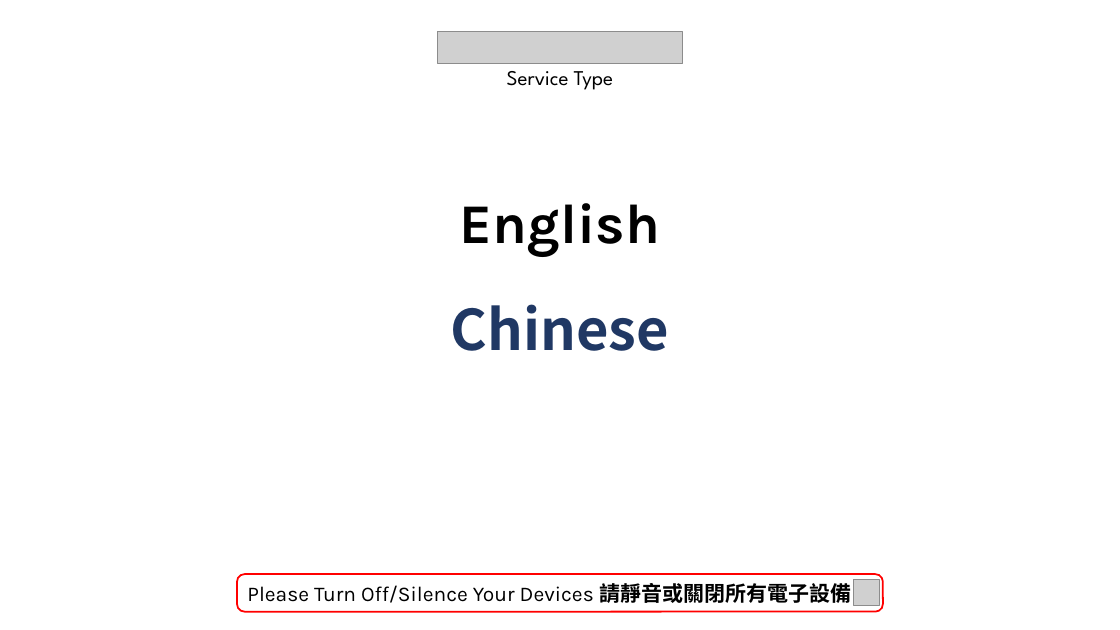
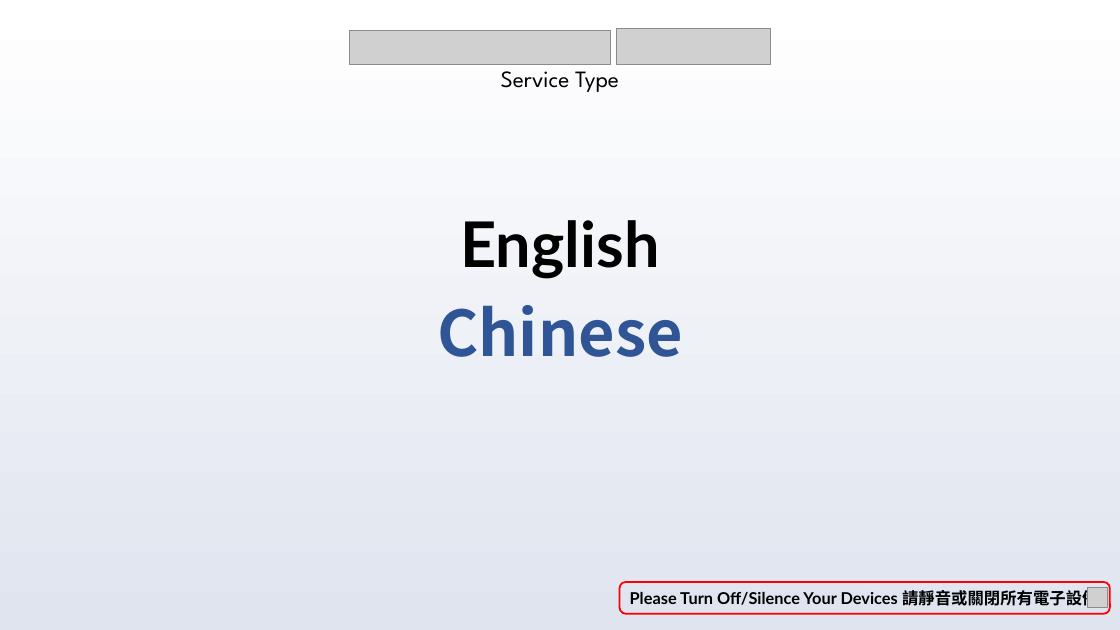
Before and after one commit to calebchanwy/tjc-powerpoint, a slide deck: slide 2 of TJCPowerPoint/Resources/ServiceWidescreen.pptx. Drawn at 1120x630 pixels with LibreOffice and Linux fonts; fonts in the diff are those of the drawing; grey boxes stand for pictures; background and template pictures are left out. Boxes give left, top, right and bottom in pixels: in the first picture for what was removed or moved away, otherwise in the second. Text is boxed around its words. In the diff, an @@ line names an element or a change of style, - is before the commit and + after.

Commit message:
19/01/23 PowerPoint new blue-themed design.
Removal of photo in background
Gradient based background
Lines to separate contents of slides

```diff
--- a/TJCPowerPoint/Resources/ServiceWidescreen.pptx
+++ b/TJCPowerPoint/Resources/ServiceWidescreen.pptx
@@ background picture (left out) to gradient #FFFFFF to #DFE4EF @@
@@ picture added at <box>617,28,770,64</box> @@
@@ picture added at <box>350,30,611,64</box> @@
@@ picture removed at <box>438,32,682,64</box> @@
@@ text "Service Type" at <box>501,64,619,92</box>: size 18 to 20 pt; more space between paragraphs @@
@@ text "English": place and size @@
-text "English" at <box>460,203,660,257</box>
+text "English" at <box>460,220,659,279</box>
@@ text "English" at <box>460,220,659,279</box>: size 48 to 54 pt, font Karla to Lato; more space between paragraphs @@
@@ text "Chinese" at <box>437,305,683,357</box>: size 48 to 54 pt, font Noto Sans CJK SC to Noto Sans CJK TC, text colour #203864 to #2F5597; more space between paragraphs @@
@@ rounded rectangle "Please Turn Off/Silence Your Devices ...": place and size @@
-rounded rectangle "Please Turn Off/Silence Your Devices ..." at <box>237,574,883,612</box>
+rounded rectangle "Please Turn Off/Silence Your Devices ..." at <box>620,582,1111,614</box>
@@ rounded rectangle "Please Turn Off/Silence Your Devices ..." at <box>620,582,1111,614</box>: size 18 to 14 pt; font Karla to Lato, bold on in "Please Turn Off/Silence Your Devices"; font Noto Sans CJK TC to Lato in "請靜音或關閉所有電子設備" @@
@@ picture removed at <box>854,580,881,606</box> @@
@@ picture added at <box>1088,587,1107,607</box> @@
```
Also in this commit, not shown: 10 other slides changed, 45 other files.
